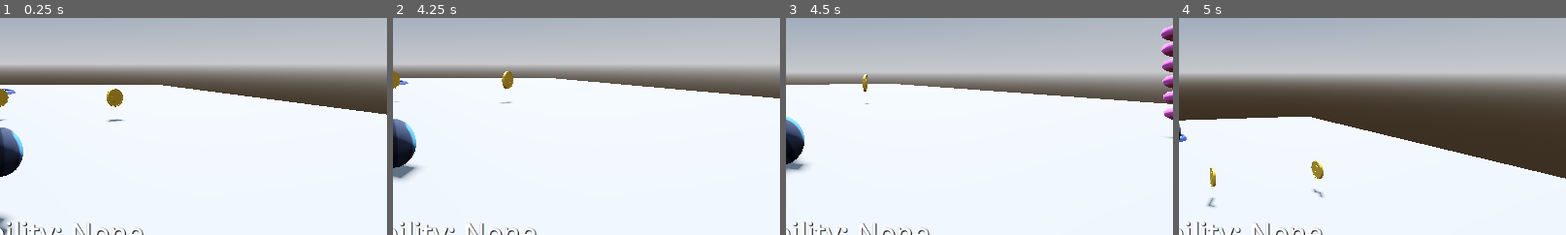
Above: before the commit, frames 1-4 (left to right).
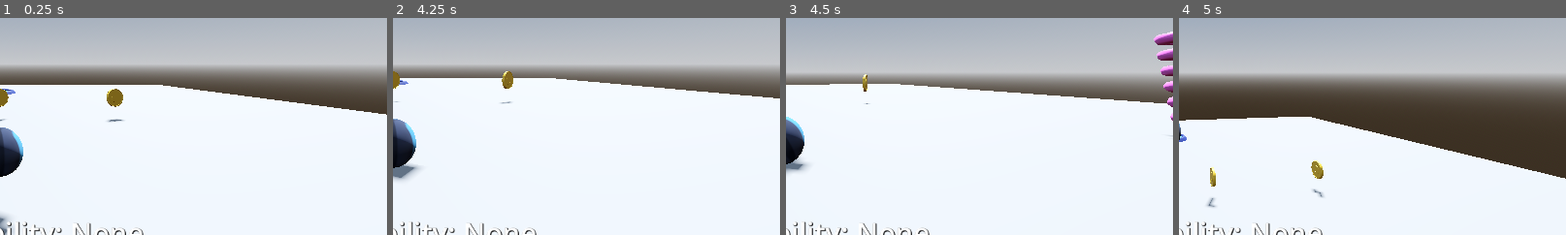
Above: after the commit, the same moments.

Repository: Shuntoon/Marble3D_Project_FIles
Game: Godot game, scene res://Levels/level_1.tscn
Same seed, same stepped clock (60 frames per second), same inputs: the game is played once before the commit and once after it. The engine's default icon, where the game draws it, is replaced by a stand-in: a white triangle on a blue panel in a dark square.
Inputs (mouse positions are % of the whole screen's width and height, from its top left):
- Up to frame 1 (0.25 s): no input
- Up to frame 2 (4.25 s): move the mouse to (49, 52) at 0.52 s; hold W (forward) 0.53-2.75 s; click (49, 52) at 0.6 s; tap Space (jump) at 0.77, 1.52 s; move the mouse to (57, 51) at 1.27 s; click (57, 51) at 1.35 s; move the mouse to (42, 49) at 2.02 s; click (42, 49) at 2.1 s; click "Restart" at 2.75 s; click "Restart" at 3.5 s
- Up to frame 3 (4.5 s): move the mouse to (51, 50) at 4.27 s; hold A (left) from 4.28 s (still down); click (51, 50) at 4.35 s
- Up to frame 4 (5 s): keep holding A (left); tap Space (jump) at 4.52 s
The pictures show only the part of the screen within x 50-100%, y 39-89%; the shares and areas given below are measured in that part.

Frames 1-2 are identical in both runs. In frame 3, 1.2% of the frame differs, in the area x 94-100%, y 3-56%; in frame 4, nothing differs.

Commit message:
Implemented Propeller upgrade

Diff:
--- a/Levels/level_1.tscn
+++ b/Levels/level_1.tscn
@@ -78,6 +78,10 @@
 [node name="AbilityCollectable" parent="Environment/Abilities" instance=ExtResource("7_qlnut")]
 transform = Transform3D(1, 0, 0, 0, 1, 0, 0, 0, 1, 2.87775, 0.457045, 0)
 
+[node name="AbilityCollectable2" parent="Environment/Abilities" instance=ExtResource("7_qlnut")]
+transform = Transform3D(1, 0, 0, 0, 0.996415, 0.08459959, 0, -0.08459959, 0.996415, 2.87775, 0.457045, 1.6537226)
+ability = 2
+
 [node name="CanvasLayer" type="CanvasLayer" parent="."]
 
 [node name="YouWinScreen" parent="CanvasLayer" instance=ExtResource("3_v8hvd")]
--- a/Objects/AbilityCollectable/ability_collectable.tscn
+++ b/Objects/AbilityCollectable/ability_collectable.tscn
@@ -1,8 +1,9 @@
-[gd_scene load_steps=5 format=3 uid="uid://bb48dtjcpbkyc"]
+[gd_scene load_steps=6 format=3 uid="uid://bb48dtjcpbkyc"]
 
-[ext_resource type="Script" path="res://Objects/AbilityCollectable/ability_collectable.gd" id="1_aarx2"]
+[ext_resource type="Script" uid="uid://dusosrcj5yclb" path="res://Objects/AbilityCollectable/ability_collectable.gd" id="1_aarx2"]
 [ext_resource type="PackedScene" uid="uid://dq4ynovkde34s" path="res://Art/Meshes/Corkscrew.glb" id="1_cx60n"]
 [ext_resource type="PackedScene" uid="uid://68cg7x6rlm1b" path="res://Art/Meshes/Propeller.glb" id="2_ar865"]
+[ext_resource type="Script" uid="uid://dd3ijxktfk8km" path="res://Objects/RotationComponent/rotation_component.gd" id="4_bvijq"]
 
 [sub_resource type="SphereShape3D" id="SphereShape3D_g0env"]
 radius = 0.627443
@@ -12,6 +13,7 @@
 ability = 1
 
 [node name="Corkscrew" parent="." instance=ExtResource("1_cx60n")]
+transform = Transform3D(1, 0, 0, 0, 0.96994, 0.24334417, 0, -0.24334417, 0.96994, 0, 0, 0)
 
 [node name="Propeller" parent="." instance=ExtResource("2_ar865")]
 transform = Transform3D(0.365, 0, 0, 0, 0.365, 0, 0, 0, 0.365, 0, 0, 0)
@@ -22,4 +24,8 @@
 [node name="CollisionShape3D" type="CollisionShape3D" parent="CollectionArea"]
 shape = SubResource("SphereShape3D_g0env")
 
+[node name="RotationComponent" type="Node" parent="."]
+script = ExtResource("4_bvijq")
+metadata/_custom_type_script = "uid://dd3ijxktfk8km"
+
 [connection signal="body_entered" from="CollectionArea" to="." method="_on_collection_area_body_entered"]
--- a/Objects/Player/Marble.gd
+++ b/Objects/Player/Marble.gd
@@ -7,8 +7,11 @@
 @export var finish_deceleration : float = .25
 
 @export var spring_jump_power : float = 15.0
+@export var hover_amount : float = 10.0
 
 @onready var camera_3d = $"../CameraContainer/HRotation/VRotation/SpringArm3D/Camera3D"
+@onready var propeller_base: Node3D = $"../PropellerBase"
+@onready var propeller_timer: Timer = $"../PropellerTimer"
 
 enum ABILITIES {
 	NONE,
@@ -21,8 +24,11 @@
 var grounded = false
 var can_move = true
 var level_finished = false
+var propeller_enabled
 
 func _physics_process(delta):
+	propeller_base.global_position = global_position
+
 	if can_move:
 		movement(delta)
 
@@ -38,10 +44,26 @@
 	if linear_velocity.z < -max_velocity:
 		linear_velocity.z = -max_velocity
 
+	if propeller_enabled:
+		if linear_velocity.y < 0:
+			linear_velocity.y = move_toward(linear_velocity.y, 0.0, hover_amount * delta)
+
 	if Input.is_action_just_pressed("use_ability"):
 		if current_ability == ABILITIES.SPRING:
 			spring_jump()
 			current_ability = ABILITIES.NONE
+
+		elif current_ability == ABILITIES.PROPELLER and not propeller_enabled:
+			propeller_base.show()
+			propeller_enabled = true
+			propeller_timer.start()
+
+		elif current_ability == ABILITIES.PROPELLER and propeller_enabled:
+			propeller_base.hide()
+			propeller_enabled = false
+			propeller_timer.stop()
+			current_ability = ABILITIES.NONE
+
 
 	if Input.is_action_just_pressed("jump") and grounded:
 		jump()
@@ -55,6 +77,13 @@
 
 	var relative_camera_direction_z = camera_tranform.basis.z.normalized()
 	var relative_camera_direction_x = camera_tranform.basis.x.normalized()
+
+	if propeller_enabled:
+		relative_camera_direction_x.y = 0
+		relative_camera_direction_z.y = 0
+
+		relative_camera_direction_x = relative_camera_direction_x.normalized()
+		relative_camera_direction_z = relative_camera_direction_z.normalized()
 
 	var direction_f = f_input * relative_camera_direction_z
 	var direction_h = h_input * relative_camera_direction_x
@@ -72,3 +101,9 @@
 func _on_player_ability_collected(ability) -> void:
 	current_ability = ability
 	pass # Replace with function body.
+
+
+func _on_propeller_timer_timeout() -> void:
+	propeller_base.hide()
+	propeller_enabled = false
+	current_ability = ABILITIES.NONE
--- a/Objects/Player/player.tscn
+++ b/Objects/Player/player.tscn
@@ -1,10 +1,13 @@
-[gd_scene load_steps=10 format=3 uid="uid://bu6csgumns604"]
+[gd_scene load_steps=13 format=3 uid="uid://bu6csgumns604"]
 
 [ext_resource type="Script" uid="uid://cr2jeykskuefd" path="res://Objects/Player/Camera.gd" id="1_d1vl8"]
 [ext_resource type="Script" uid="uid://wct8ay4bvd7j" path="res://Objects/Player/Marble.gd" id="1_hjpva"]
 [ext_resource type="Script" uid="uid://3hccxdhyhcp8" path="res://Objects/Player/player.gd" id="1_ixp5m"]
 [ext_resource type="Script" uid="uid://o72puq4nwd38" path="res://Objects/Player/GroundCheckRay.gd" id="1_mi88b"]
 [ext_resource type="Texture2D" uid="uid://cawh40fx4qkcu" path="res://icon.svg" id="2_qcvt7"]
+[ext_resource type="PackedScene" uid="uid://b5o8dlut0ra5b" path="res://Objects/RotationComponent/rotation_component.tscn" id="4_jllbl"]
+[ext_resource type="Script" uid="uid://dd3ijxktfk8km" path="res://Objects/RotationComponent/rotation_component.gd" id="5_0mj7g"]
+[ext_resource type="PackedScene" uid="uid://68cg7x6rlm1b" path="res://Art/Meshes/Propeller.glb" id="6_u7612"]
 
 [sub_resource type="PhysicsMaterial" id="PhysicsMaterial_qcqbx"]
 bounce = 0.5
@@ -20,9 +23,23 @@
 [node name="Player" type="Node3D" groups=["player"]]
 script = ExtResource("1_ixp5m")
 
+[node name="PropellerTimer" type="Timer" parent="."]
+wait_time = 7.0
+one_shot = true
+
 [node name="GroundCheckRay" type="RayCast3D" parent="."]
 target_position = Vector3(0, -0.4, 0)
 script = ExtResource("1_mi88b")
+
+[node name="PropellerBase" type="Node3D" parent="."]
+visible = false
+
+[node name="Propeller" parent="PropellerBase" instance=ExtResource("6_u7612")]
+transform = Transform3D(0.155, 0, 0, 0, 0.155, 0, 0, 0, 0.155, 0, 0.14000475, 0)
+
+[node name="RotationComponent" parent="PropellerBase" instance=ExtResource("4_jllbl")]
+script = ExtResource("5_0mj7g")
+rotation_speed = 500.0
 
 [node name="Marble" type="RigidBody3D" parent="."]
 collision_layer = 2
@@ -58,3 +75,4 @@
 
 [connection signal="ability_collected" from="." to="Marble" method="_on_player_ability_collected"]
 [connection signal="level_finished" from="." to="." method="_on_level_finished"]
+[connection signal="timeout" from="PropellerTimer" to="Marble" method="_on_propeller_timer_timeout"]
--- /dev/null
+++ b/Objects/RotationComponent/rotation_component.gd
@@ -0,0 +1,10 @@
+extends Node
+class_name RotationComponent
+
+@export var rotation_speed : float = 100.0
+
+func _ready() -> void:
+	rotation_speed = randf_range(rotation_speed - 2, rotation_speed + 2)
+
+func _process(delta: float) -> void:
+	get_parent().rotation_degrees.y += rotation_speed * delta
--- /dev/null
+++ b/Objects/RotationComponent/rotation_component.tscn
@@ -0,0 +1,3 @@
+[gd_scene format=3 uid="uid://b5o8dlut0ra5b"]
+
+[node name="RotationComponent" type="Node"]
Not shown: 1 places in Levels/level_1.tscn that only renumber resources
Not shown, added: Objects/RotationComponent/rotation_component.gd.uid
